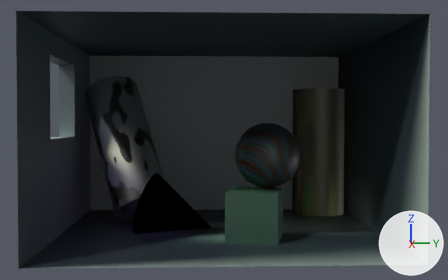
Renders of the Blender file Jose-Maria-Frias-Tejera_UT5_E25_Baking-Scene.blend from each side of a commit.
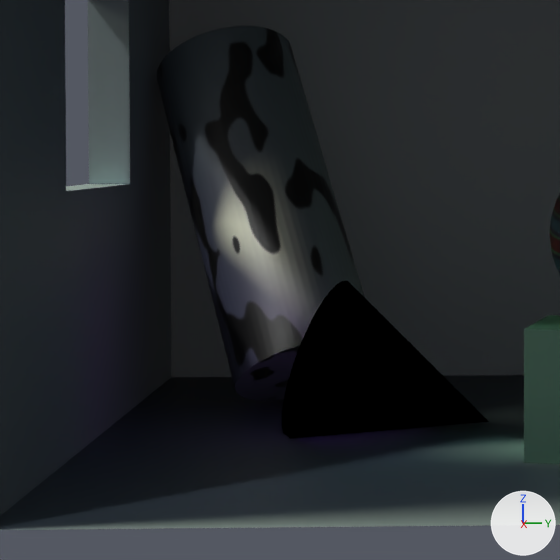
There are two pictures of each version: one whole from a 50 mm lens placed at (20.08, -0.66, 3.56), pointed at (0.02, 0.16, 2.99), one close up on the part from 6% to 53% of the width and 24% to 100% of the height. Lighting does not change. The marker at lower right points along +X, +Y and +Z.

Objects in the first close-up: 'CILINDRO-VACA', 'CONO', 'CUBO', 'HABITACION'.
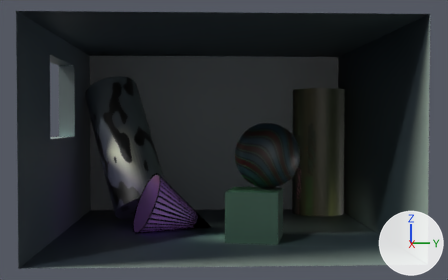
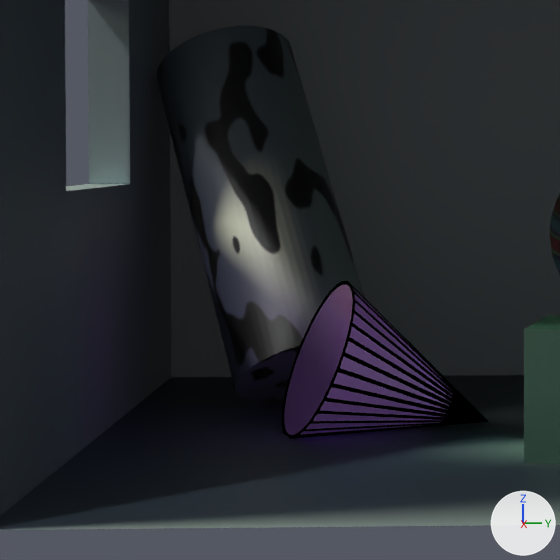
Patch to the scene script:
```diff
--- a/Jose-Maria-Frias-Tejera_UT5_E25_Baking-Scene.blend.py
+++ b/Jose-Maria-Frias-Tejera_UT5_E25_Baking-Scene.blend.py
@@ me_cone @@
 me_cone.from_pydata(...)  # 33 vertices, 33 faces; spans x -1.0..1.0, y -1.0..1.0, z -1.0..1.0
 # used by ob_cono; location = (-0.26, -1.3, 0.52); rotation_euler = (-1.956, 0.0, 0.31), in degrees (-112, 0, 18); scale = (1.0, 1.0, 1.18)
+# me_cone part 1: all 33 faces that had it switch from mat_negro (black #000000) to mat_habitacion_baked (picture img_bake_habitacion)
```

Pixel boxes (x1, y1, x2, y2) of what changed, in the close-ups (560 x 560 px):
part 1 of me_cone, recoloured (black to purple)
    both: (282, 281, 489, 439)
